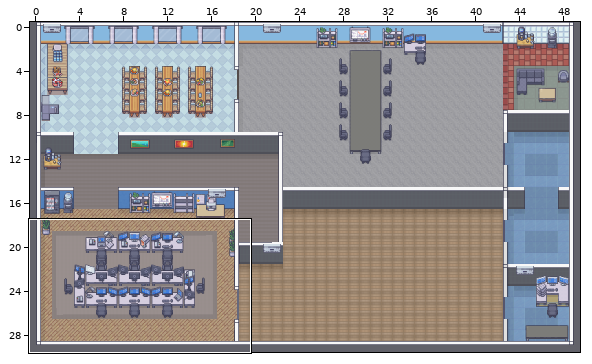
An edit to a level. Tiled map, core/assets/gameboardv2.tmx. The picture above shows the old version from afar; the outline marks the close-up.
Close-up. First the earlier version:
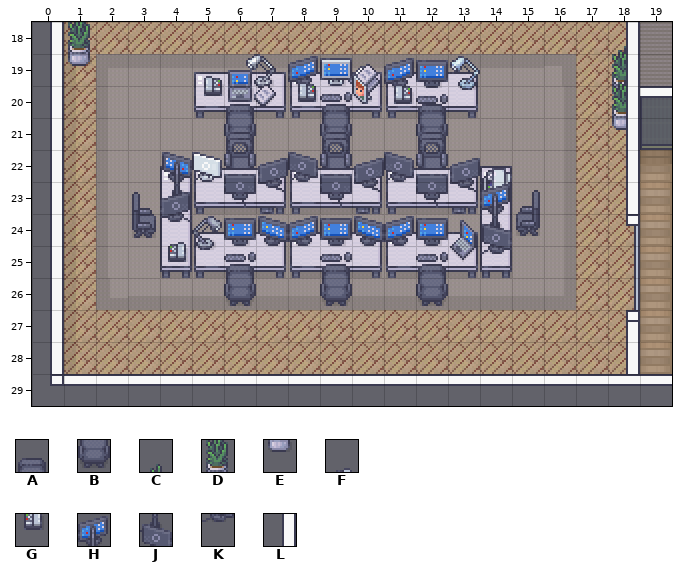
Cells are 32x32 px. Shown: x 0..19, y 18..29. The commit also changed other parts of the map, which this record leaves out.
Key: from "Officex32": A 129, B 145, C 198, D 214, E 230, F 584, G 600, H 715, J 731, K 747; from "Roomsx32": L 385.
_ is an empty cell.
Layers that did not change in this view are not listed.
Layer "UpperFurnitureDecor" before, first column x 0:
18 ____________________
19 __________________C_
20 ______A__A__A_____D_
21 ______B__B__B_____E_
22 __________________L_
23 ______________H_____
24 ____F_________J_____
25 ____G_A__A__A_K_____
26 ______B__B__B_______
27 ____________________
28 ____________________
29 ____________________
New version:
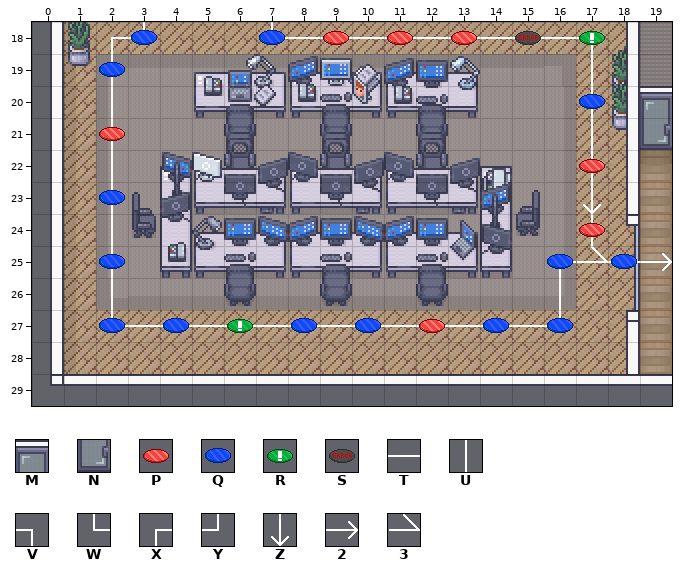
Further tiles: from "funx32": M 763, N 779; from "pathsx32": P 1, Q 2, R 4, S 13, T 16, U 17, V 22, W 22 turned 180, X 22 turned 270, Y 22 turned 90, Z 23, 2 23 turned 270, 3 30.
Tiles of an added or newly shown layer are drawn over the layers below it.
See-through tiles are keyed as they look on the map.
From old to new:
Changed rows in their new state; . is an unchanged cell.
Layer "UpperFurnitureDecor":
first column x 19:
20 M
21 N
Layer "Gamepaths" (added):
first column x 2:
18 XY...WTTTTTTTTTV..
19 U..............U..
20 U..............U..
21 U..............U..
22 U..............U..
23 U..............Z..
24 U..............U..
25 U.............X3T2
26 U.............U...
27 WTTTTTTTTTTTTTY...
Layer "GameBoard":
first column x 2:
18 .Q...Q.P.P.P.S.R.
19 Q................
20 ...............Q.
21 P................
22 ...............P.
23 Q................
24 ...............P.
25 Q.............Q.Q
27 Q.Q.R.Q.Q.P.Q.Q..
